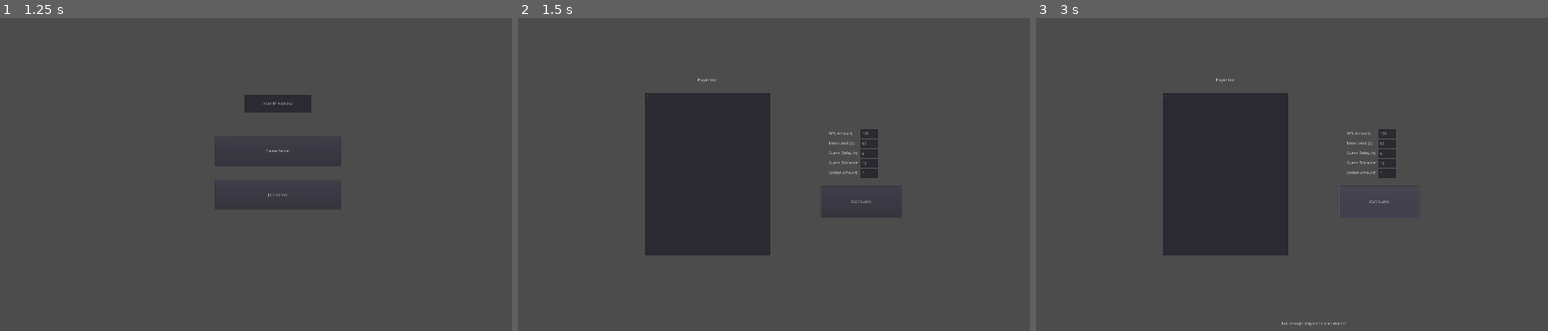
Above: before the commit, frames 1-3 (left to right).
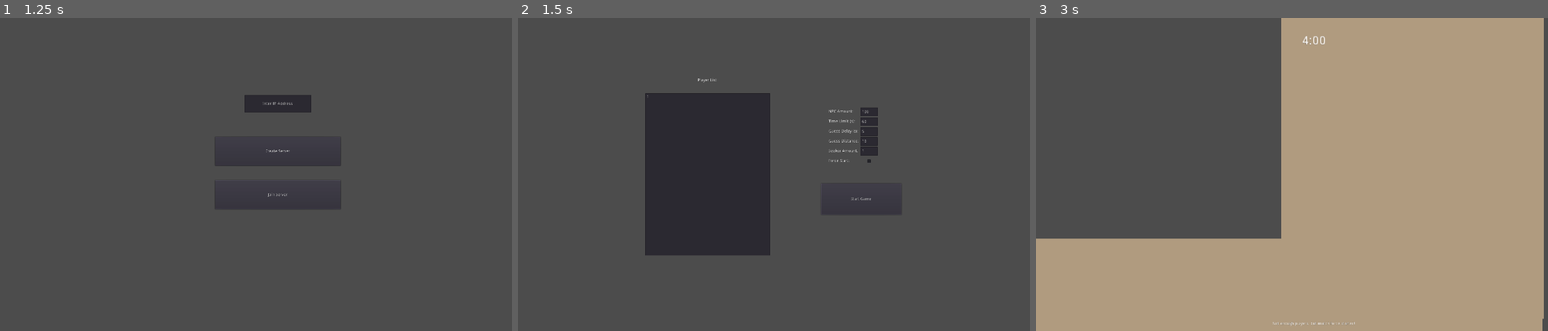
Above: after the commit, the same moments.

Repository: frogdev-yt/guess-who
Game: Godot game, scene res://Scenes/NetworkSetup.tscn
The game is run twice, just before and just after one commit, with the same random seed, the same clock (stepped at 60 frames per second) and the same inputs.
Inputs (mouse positions are in pixels of both pictures, inside the frame that each line leads up to):
- Up to frame 1 (1.25 s): tap Enter at 0.5 s; move the mouse to (399, 158) at 0.52 s; hold D (right) from 0.53 s (still down); hold Shift (sprint) from 0.53 s (still down)
- Up to frame 2 (1.5 s): release D (right) at 1.25 s; release Shift (sprint) at 1.25 s; click "Create Server" at 1.25 s
- Up to frame 3 (3 s): click (1389, 161) at 2.02 s; click "Start Game" at 2.75 s

Frame 1 is identical in both runs. In frame 2, 0.7% of the frame differs, in the area x 60-71%, y 28-60%; in frame 3, 76%, in the area x 0-100%, y 0-100%.

Commit message:
Bug fixes (yes, it's true)
Potentially fixed MAJOR bug in which client players would become desynced from the host in every possible way

Diff:
--- a/Scenes/NetworkSetup.tscn
+++ b/Scenes/NetworkSetup.tscn
@@ -98,9 +98,9 @@
 anchor_right = 0.5
 anchor_bottom = 0.5
 margin_left = 87.0
-margin_top = 40.0
+margin_top = 31.0
 margin_right = 365.0
-margin_bottom = 148.0
+margin_bottom = 139.0
 text = "Start Game"
 
 [node name="VBoxContainer" type="VBoxContainer" parent="Lobby/HostOptions"]
@@ -109,9 +109,9 @@
 anchor_right = 0.5
 anchor_bottom = 0.5
 margin_left = 113.0
-margin_top = -155.0
+margin_top = -231.0
 margin_right = 333.0
-margin_bottom = -16.0
+margin_bottom = -18.0
 
 [node name="NPCAmount" type="Control" parent="Lobby/HostOptions/VBoxContainer"]
 margin_right = 220.0
@@ -206,6 +206,24 @@
 margin_bottom = 30.0
 rect_min_size = Vector2( 60, 30 )
 text = "1"
+
+[node name="ForceStart" type="Control" parent="Lobby/HostOptions/VBoxContainer"]
+margin_top = 170.0
+margin_right = 220.0
+margin_bottom = 200.0
+rect_min_size = Vector2( 0, 30 )
+
+[node name="Label" type="Label" parent="Lobby/HostOptions/VBoxContainer/ForceStart"]
+margin_top = 7.0
+margin_right = 85.0
+margin_bottom = 21.0
+text = "Force Start:"
+
+[node name="CheckBox" type="CheckBox" parent="Lobby/HostOptions/VBoxContainer/ForceStart"]
+margin_left = 128.0
+margin_right = 158.0
+margin_bottom = 30.0
+rect_min_size = Vector2( 30, 30 )
 
 [node name="Timer" type="Timer" parent="."]
 wait_time = 60.0
--- a/Scripts/NetworkSetup.gd
+++ b/Scripts/NetworkSetup.gd
@@ -15,6 +15,7 @@
 var hidersamount = 0
 var guessdelay = 5
 var guessdist = 10
+var forcestart = false
 var connectedplayers = [1]
 
 # each key is a player id or an npc name, and has another dictionary
@@ -39,9 +40,10 @@
 	$Lobby/HostOptions/VBoxContainer/GuessDelay/TextEdit.connect("text_changed",self,"_on_guessdelay_changed")
 	$Lobby/HostOptions/VBoxContainer/GuessDist/TextEdit.connect("text_changed",self,"_on_guessdist_changed")
 	$Lobby/HostOptions/VBoxContainer/SeekerAmount/TextEdit.connect("text_changed",self,"_on_seekeramount_changed")
+	$Lobby/HostOptions/VBoxContainer/ForceStart/CheckBox.connect("toggled",self,"_on_forcestart_toggled")
 	$Timer.connect("timeout",self,"_timerout")
 
-func _process(delta):
+func _physics_process(delta):
 	updateentities()
 
 	if get_tree().network_peer && get_tree().network_peer.get_connection_status() == get_tree().network_peer.CONNECTION_CONNECTED && get_tree().is_network_server():
@@ -57,7 +59,7 @@
 
 		var timestr = timestr1 + ":" + timestr2
 		$CanvasLayer/Label.text = timestr
-		rpc("synctimer",timestr)
+		rpc_unreliable("synctimer",timestr)
 
 		for i in guessdelays.keys():
 			if guessdelays[i] > 0:
@@ -118,8 +120,10 @@
 func _on_startgame_pressed():
 	if connectedplayers.size() > seekeramount:
 		serverstartgame()
+	elif forcestart:
+		printlog("Not enough players, but match force started!")
+		serverstartgame()
 	else:
-		# serverstartgame() for debug purpose
 		printlog("Not enough players to start match!")
 
 func _on_npcamount_changed(text):
@@ -136,6 +140,9 @@
 
 func _on_seekeramount_changed(text):
 	seekeramount = int(text)
+
+func _on_forcestart_toggled(b):
+	forcestart = b
 
 func printlog(text : String):
 	$CanvasLayer/Log.text = text
Not shown, changed: export_presets.cfg
Not shown, added: Builds/Current/Current.zip
Not shown, added: Builds/Current/Windows.exe
Not shown, added: Builds/Current/Windows.pck
Not shown, added: Builds/Linux/GuessWho.pck
Not shown, added: Builds/Linux/GuessWho.x86_64
Not shown, added: Builds/Linux/v0.5-Linux.zip
Not shown, added: Builds/MacOS/GuessWho.zip
Not shown, added: Builds/MacOS/v0.5-MacOS.zip
Not shown, changed: Builds/Windows.exe
Not shown, changed: Builds/Windows.exe~RF10c115d.TMP
Not shown, removed: Builds/Windows.pck
(and 6 more such lines)
